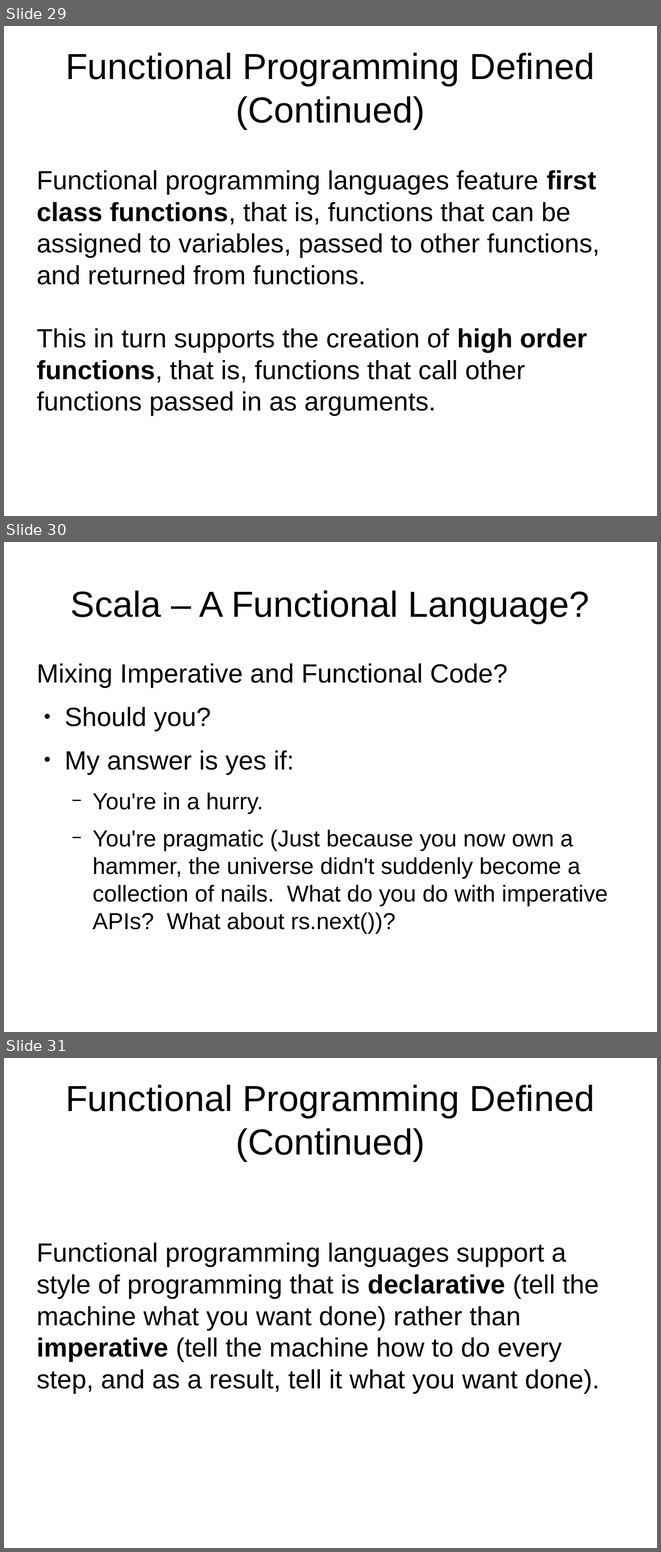
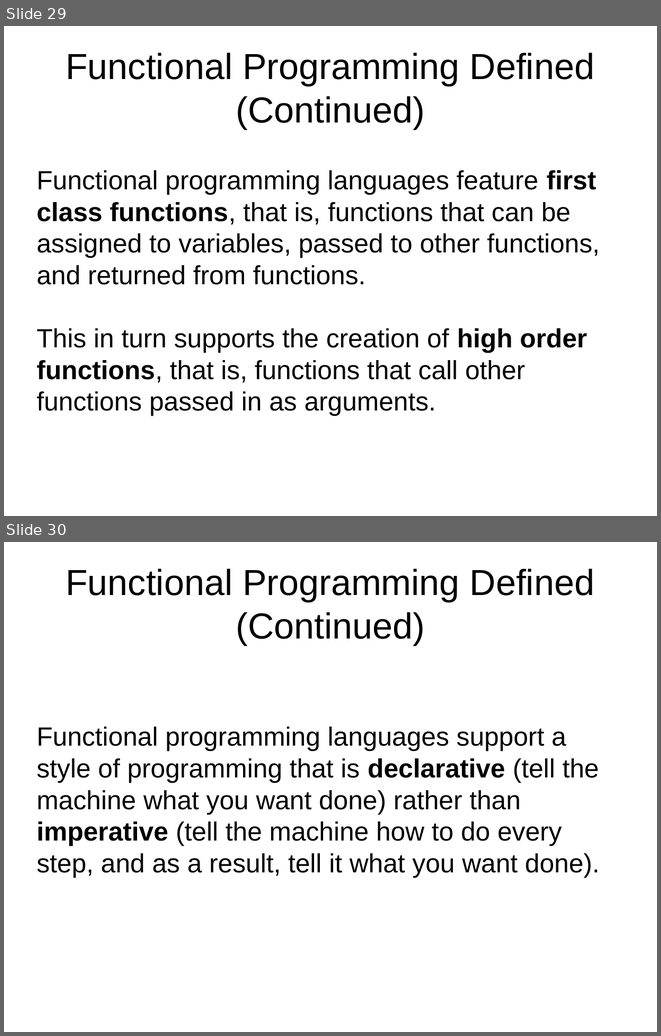
Before and after one commit to JohnLockwood/ScalaTalkSacjug, a slide deck: ScalaDecember2014.odp. Shown one above the other, each under a label of ours: slides 29, 30 and 31 before the commit, slides 29 and 30 after it. The pictures are 661x1552 and 661x1036 pixels, drawn with LibreOffice and Linux fonts; fonts in the diff are those of the drawing. Boxes give left, top, right and bottom in pixels: in the first picture for what was removed or moved away, otherwise in the second. Text is boxed around its words. In the diff, an @@ line names an element or a change of style, - is before the commit and + after.

```diff
--- a/ScalaDecember2014.odp
+++ b/ScalaDecember2014.odp
@@ slide 30 removed at [4,542,657,1032], background #FFFFFF @@
@@ title removed at [71,590,590,623] @@
-Scala – A Functional Language?
@@ text removed at [37,663,608,934] @@
-Mixing Imperative and Functional Code?
-● Should you?
-● My answer is yes if:
-  − You're in a hurry.
-  − You're pragmatic (Just because you now own a hammer, the universe didn't suddenly become a collection of nails. What do you do with imperative APIs? What about rs.next())?
@@ what was slide 31 is now slide 30 @@
```
Also in this commit, not shown: 6 slides changed, 4 slides added, 2 other slides removed, 7 other files.
